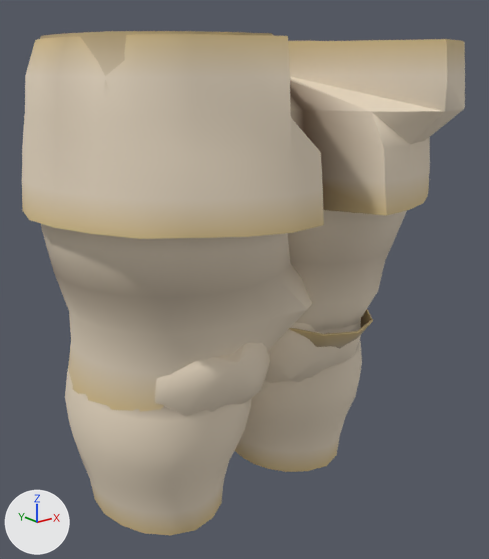
Before and after pictures for a commit that changed the glTF model assets_src/armor/kargan_0/leather_b_legs.glb.
The view is the same before and after, from a 50 mm camera at (-0.741, -0.99, 1.055) aimed at (0.009, -0.052, 0.68). Arrows for +X, +Y and +Z are at lower left; the lights stay in place. The older version comes first. Vertices at exactly the same position are counted once.

The scene before the commit, as lines of its bpy script (objects in view):
```python
mat_leather = bpy.data.materials.new('leather')
mat_leather.use_nodes = True; mat_leather.node_tree.nodes.clear()
_N = mat_leather.node_tree.nodes; _L = mat_leather.node_tree.links
n0 = _N.new('ShaderNodeBsdfPrincipled'); n0.name = 'Principled BSDF'
n0.inputs[2].default_value = 0.66  # 'Roughness'
n1 = _N.new('ShaderNodeOutputMaterial'); n1.name = 'Material Output'
n2 = _N.new('ShaderNodeVertexColor'); n2.name = 'Color Attribute'
_L.new(n0.outputs[0], n1.inputs[0])  # 'BSDF' to 'Surface'
_L.new(n2.outputs[0], n0.inputs[0])  # 'Color' to 'Base Color'
me_leather_b_legs = bpy.data.meshes.new('leather_b_legs')
me_leather_b_legs.from_pydata(...)  # 1374 vertices, 2472 faces; spans x -0.374..0.381, y -0.364..0.275, z 0.26..1.1
me_leather_b_legs.materials.append(mat_leather)
ob_leather_b_legs = bpy.data.objects.new('leather_b_legs', me_leather_b_legs)
ob_leather_b_legs.location = (0.0, 0.0, 0.0)
```
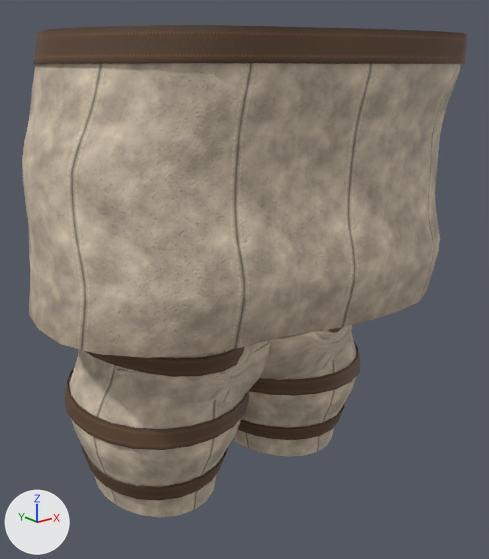
Location of each change, (x1, y1, x2, y2) in pixels of the pictures (489 x 559 px):
'leather_b_legs', surface changed, reshaped: before (22, 31, 465, 535); after (22, 25, 467, 517)
part 1 of me_leather_b_legs, rebuilt: before (22, 34, 465, 239); after (22, 63, 461, 358)
part 2 of me_leather_b_legs, rebuilt: before (65, 328, 252, 535); after (69, 349, 245, 517)
part 3 of me_leather_b_legs, rebuilt: before (235, 309, 373, 472); after (232, 332, 357, 456)
part 4 of me_leather_b_legs, rebuilt (14% shorter): before (265, 319, 361, 383); after (259, 325, 352, 380)
part 5 of me_leather_b_legs, rebuilt: before (155, 343, 270, 416); after (117, 340, 270, 403)
part 6 of me_leather_b_legs, added (brown): after (33, 25, 467, 64)
part 7 of me_leather_b_legs, added (mostly hidden): after (322, 327, 343, 333)
part 8 of me_leather_b_legs, added (brown): after (249, 340, 360, 396)
part 9 of me_leather_b_legs, added (brown): after (238, 403, 345, 440)
part 10 of me_leather_b_legs, added (brown): after (85, 347, 245, 377)
part 11 of me_leather_b_legs, added (brown): after (64, 368, 249, 450)
part 12 of me_leather_b_legs, added (brown): after (81, 444, 229, 501)
part 13 of me_leather_b_legs, deleted (brown): before (40, 31, 407, 412)

The change, as a diff of the scene's bpy script:
```diff
--- a/assets_src/armor/kargan_0/leather_b_legs.glb.py
+++ b/assets_src/armor/kargan_0/leather_b_legs.glb.py
@@ mat_leather @@
 mat_leather = bpy.data.materials.new('leather')
-# nodes: BsdfPrincipled, OutputMaterial, VertexColor
+# nodes: BsdfPrincipled, Mix, NormalMap, OutputMaterial, SeparateColor, TexImage x3, VertexColor
+# uses the picture img_leather_c_png
+# uses the picture img_leather_n_png
+# uses the picture img_leather_orm_png
@@ mat_strap @@
+mat_strap = bpy.data.materials.new('strap')
+# uses the picture img_strap_c_png
+# uses the picture img_strap_n_png
+# uses the picture img_strap_orm_png
@@ me_leather_b_legs @@
-me_leather_b_legs.from_pydata(...)  # 1374 vertices, 2472 faces; spans x -0.374..0.381, y -0.364..0.275, z 0.26..1.1
+me_leather_b_legs.from_pydata(...)  # 2570 vertices, 4584 faces; spans x -0.378..0.377, y -0.349..0.265, z 0.288..1.105
+# me_leather_b_legs part 1: the loose piece of 256 vertices spanning x -0.374..0.381, y -0.364..0.275, z 0.839..1.094 is rebuilt with 640 vertices and now spans x -0.378..0.377, y -0.345..0.265, z 0.668..1.099
+# me_leather_b_legs part 2: the loose piece of 220 vertices spanning x -0.313..0.03, y -0.18..0.198, z 0.26..0.636 is rebuilt with 384 vertices and now spans x -0.31..0.031, y -0.198..0.192, z 0.288..0.72
+# me_leather_b_legs part 3: the loose piece of 220 vertices spanning x -0.024..0.315, y -0.238..0.197, z 0.26..0.635 is rebuilt with 384 vertices and now spans x -0.028..0.311, y -0.201..0.192, z 0.288..0.72
+# me_leather_b_legs part 4: the loose piece of 97 vertices spanning x -0.035..0.289, y -0.2..0.041, z 0.469..0.672 is rebuilt with 141 vertices and now spans x -0.053..0.271, y -0.178..0.034, z 0.474..0.654
+# me_leather_b_legs part 5: the loose piece of 97 vertices spanning x -0.28..0.037, y -0.2..0.041, z 0.47..0.675 is rebuilt with 141 vertices and now spans x -0.275..0.059, y -0.175..0.034, z 0.473..0.662
+# me_leather_b_legs part 6: a new loose piece of 160 vertices spanning x -0.338..0.359, y -0.349..0.224, z 1.059..1.105, in mat_strap
+# me_leather_b_legs part 7: a new loose piece of 120 vertices spanning x -0.017..0.28, y -0.18..0.154, z 0.582..0.634, in mat_strap
+# me_leather_b_legs part 8: a new loose piece of 120 vertices spanning x -0.023..0.316, y -0.166..0.196, z 0.457..0.51, in mat_strap
+# me_leather_b_legs part 9: a new loose piece of 120 vertices spanning x 0.008..0.293, y -0.133..0.175, z 0.333..0.384, in mat_strap
+# me_leather_b_legs part 10: a new loose piece of 120 vertices spanning x -0.295..0.026, y -0.185..0.156, z 0.582..0.634, in mat_strap
+# me_leather_b_legs part 11: a new loose piece of 120 vertices spanning x -0.315..0.025, y -0.166..0.196, z 0.457..0.51, in mat_strap
+# me_leather_b_legs part 12: a new loose piece of 120 vertices spanning x -0.291..-0.006, y -0.133..0.177, z 0.333..0.384, in mat_strap
+# me_leather_b_legs part 13: 484 vertices removed from x -0.35..0.354, y -0.282..0.207, z 0.52..1.1
 me_leather_b_legs.materials.append(mat_leather)
+me_leather_b_legs.materials.append(mat_strap)
```
